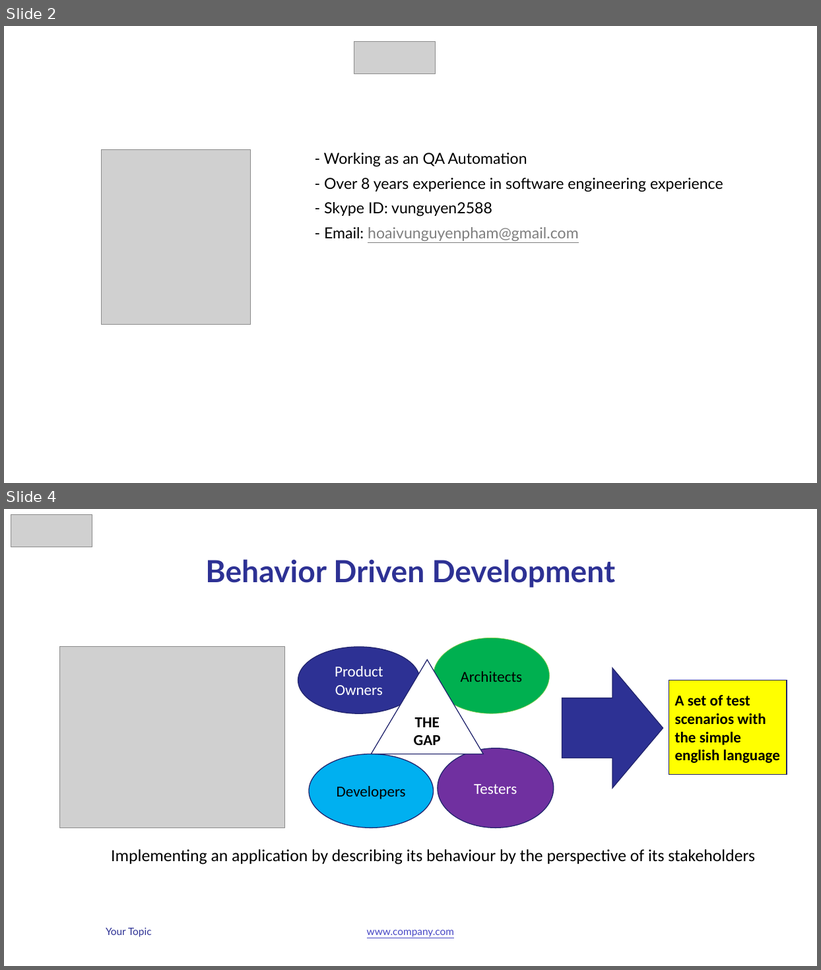
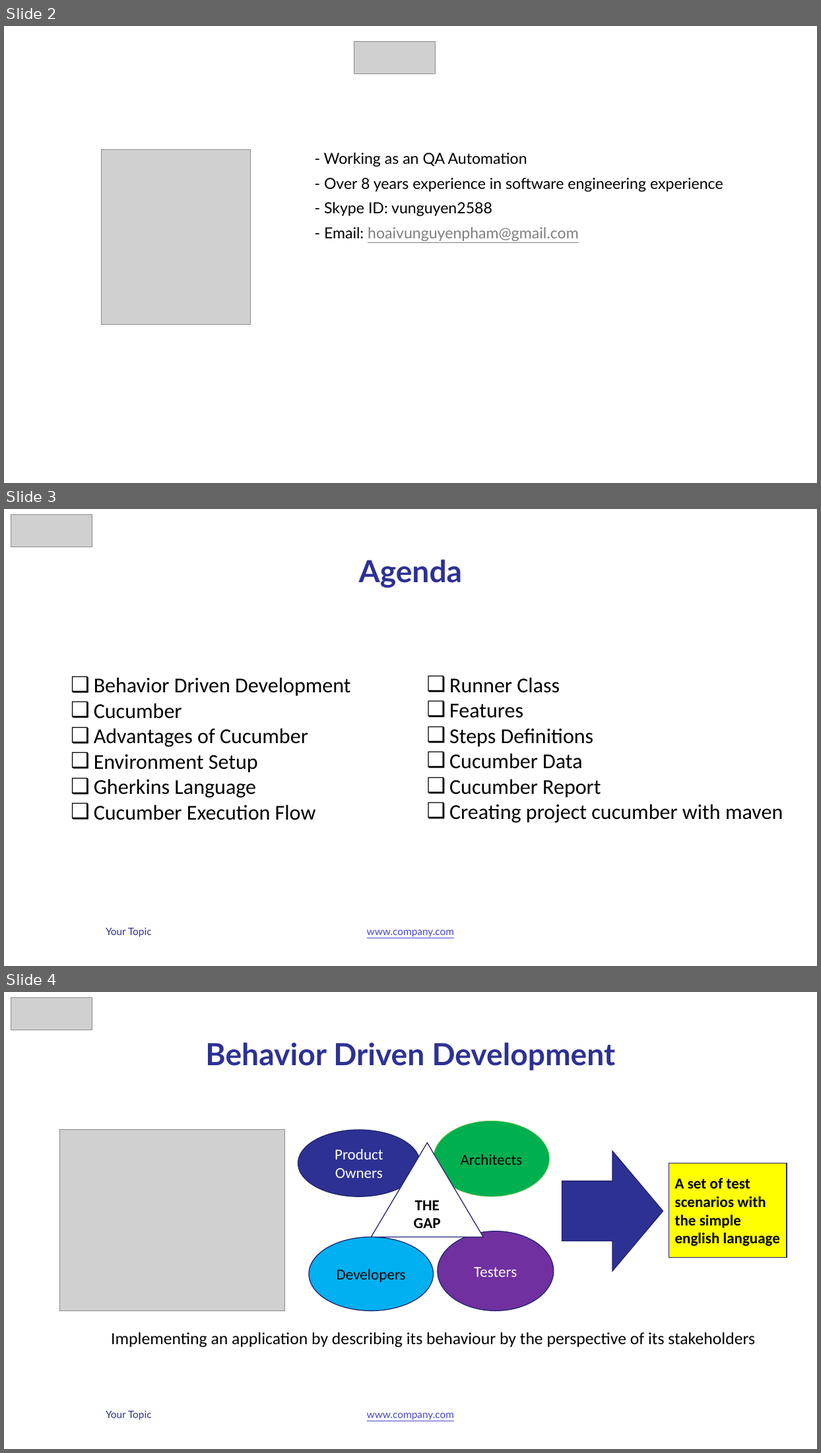
Before and after one commit to vunguyen2588/Cucumber, a slide deck: b4uconference_cucumber_slide.pptx. Shown one above the other, each under a label of ours: slides 2 and 4 before the commit, slides 2, 3 and 4 after it; the slides between them are not shown. The pictures are 821x970 and 821x1453 pixels, drawn with LibreOffice and Linux fonts; fonts in the diff are those of the drawing; grey boxes stand for pictures. Boxes give left, top, right and bottom in pixels: in the first picture for what was removed or moved away, otherwise in the second. Text is boxed around its words. In the diff, an @@ line names an element or a change of style, - is before the commit and + after.

```diff
--- a/b4uconference_cucumber_slide.pptx
+++ b/b4uconference_cucumber_slide.pptx
@@ slide 3 added at (4,509,817,966), background #FFFFFF; not listed: 2 template elements that a slide beside it also shows @@
@@ picture added at (11,514,92,547) @@
@@ title added at (359,559,462,588), 36 pt, text #2D3194, bold @@
+Agenda
@@ text added at (94,677,350,821), 25 pt, text #000000 @@
+❑ Behavior Driven Development
+❑ Cucumber
+❑ Advantages of Cucumber
+❑ Environment Setup
+❑ Gherkins Language
+❑ Cucumber Execution Flow
@@ text added at (450,677,783,823), 25 pt, text #000000 @@
+❑ Runner Class
+❑ Features
+❑ Steps Definitions
+❑ Cucumber Data
+❑ Cucumber Report
+❑ Creating project cucumber with maven
```
Also in this commit, not shown: 5 slides changed, 3 other slides added, 1 slide removed, 9 other files.
